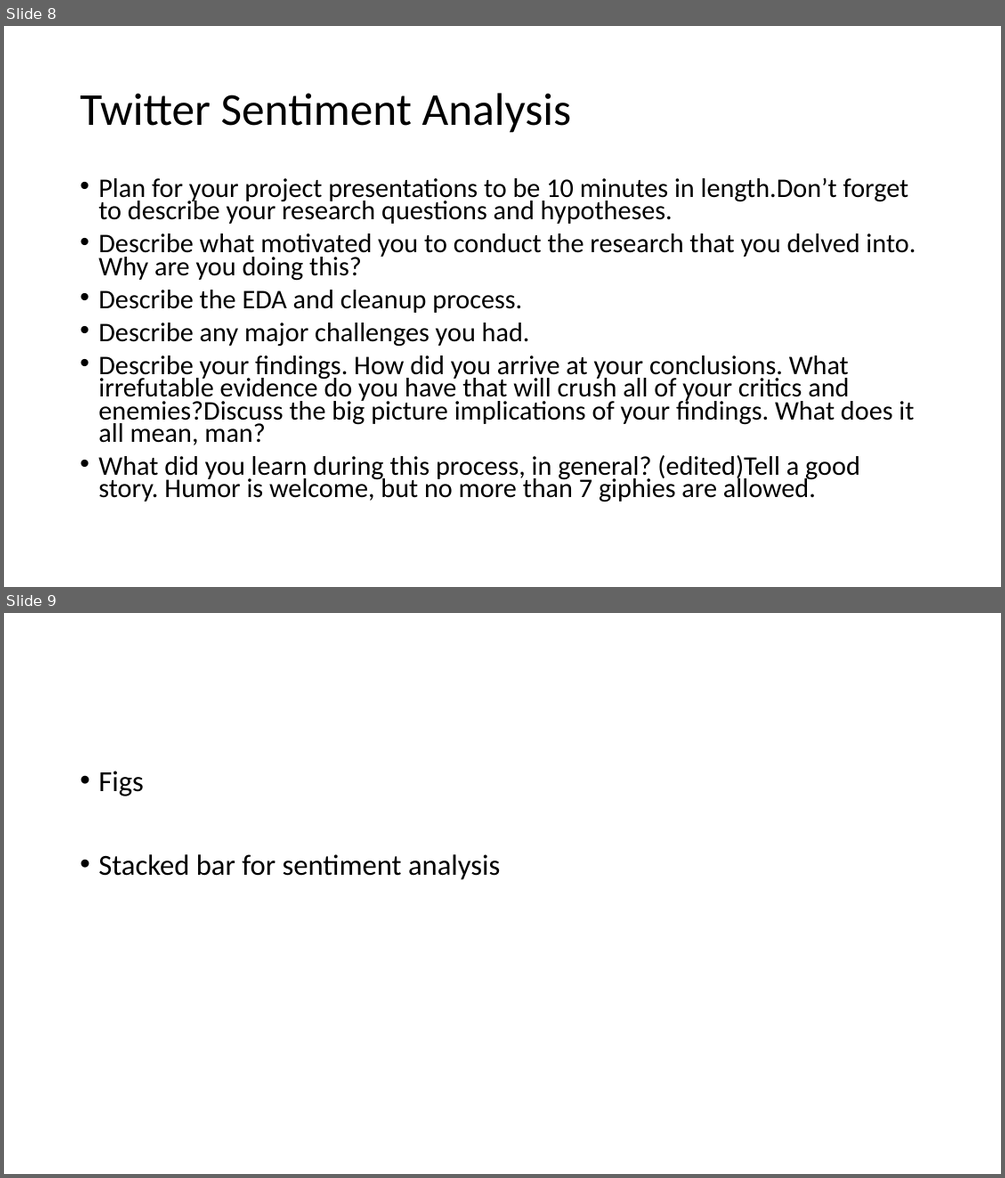
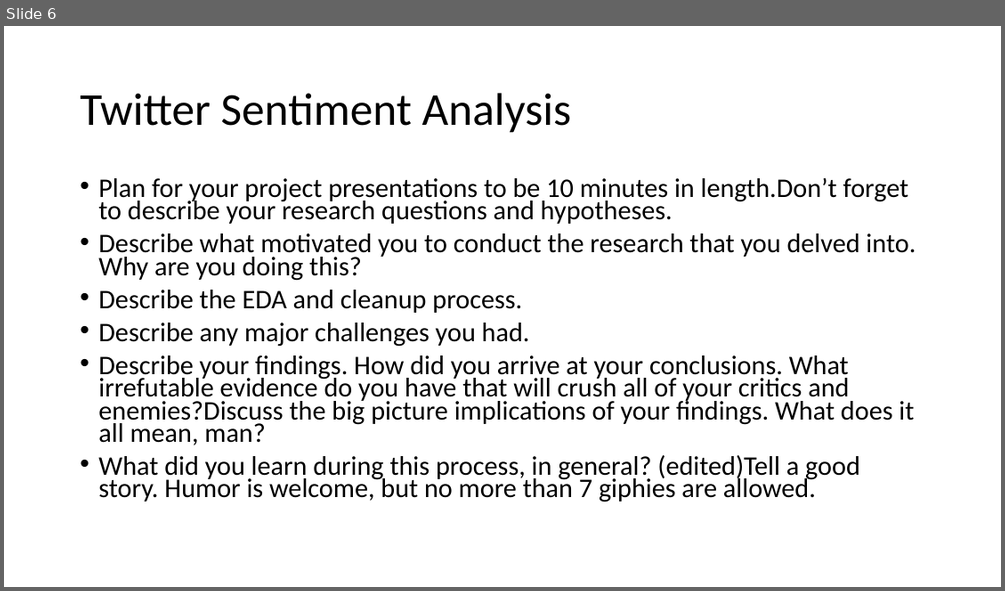
Before and after one commit to Erik-AR/cryptoproject, a slide deck: presentation cyptoproject.pptx. Shown one above the other, each under a label of ours: slides 8 and 9 before the commit, slide 6 after it. The pictures are 1005x1178 and 1005x591 pixels, drawn with LibreOffice and Linux fonts; fonts in the diff are those of the drawing. Boxes give left, top, right and bottom in pixels: in the first picture for what was removed or moved away, otherwise in the second. Text is boxed around its words. In the diff, an @@ line names an element or a change of style, - is before the commit and + after.

```diff
--- a/presentation cyptoproject.pptx
+++ b/presentation cyptoproject.pptx
@@ slide 9 removed at box(4, 613, 1001, 1174), background #FFFFFF @@
@@ text removed at box(98, 771, 500, 880) @@
-• Figs
-• Stacked bar for sentiment analysis
@@ what was slide 8 is now slide 6 @@
```
Also in this commit, not shown: 2 slides changed, 2 slides added, 4 other slides removed, 2 other files.
